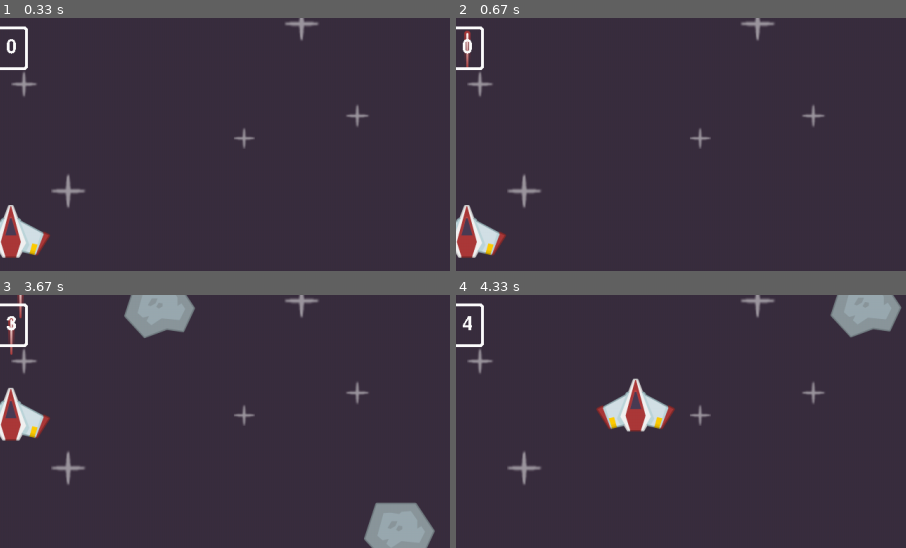
Above: before the commit, frames 1-4 (two rows, left to right).
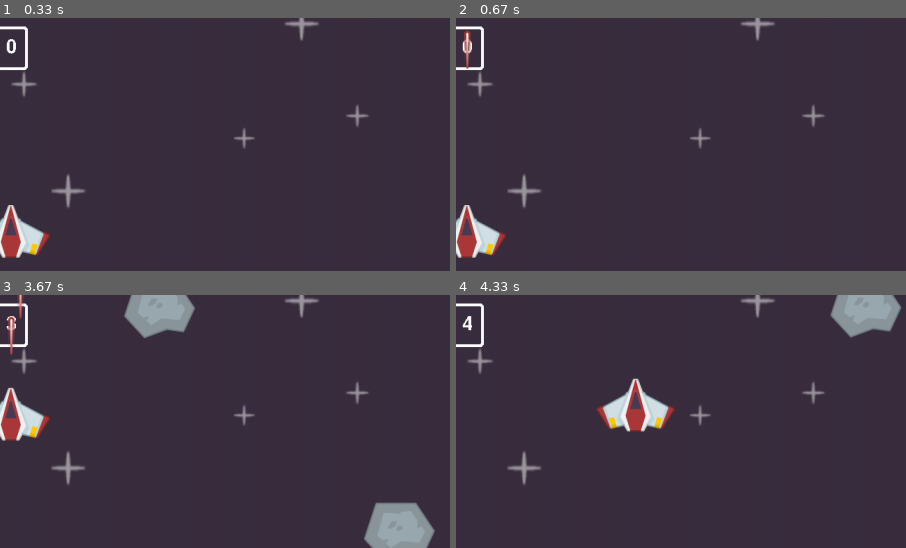
Above: after the commit, the same moments.

Repository: clear-code-projects/UltimatePygameIntroRemake
Game: pygame game, started from code basic/main.py
The game is run twice, just before and just after one commit, with the same random seed, the same clock (stepped at 60 frames per second) and the same inputs.
Inputs:
- Up to frame 1 (0.33 s): no input
- Up to frame 2 (0.67 s): tap Space at 0.33 s
- Up to frame 3 (3.67 s): hold Right 0.67-1.13 s; tap Space at 0.73, 1.03, 1.23, 1.57, 1.87, 2.07, 2.37, 2.63, 2.97, 3.27, 3.4 s; hold Up 1.17-1.47 s; hold Right 1.5-1.97 s; hold Left 2-2.53 s; hold Down 2.57-2.87 s; hold Left 2.9-3.3 s; hold Up from 3.33 s (still down)
- Up to frame 4 (4.33 s): release Up at 3.7 s; hold Right from 3.73 s (still down); tap Space at 3.8, 4.1 s
The pictures show only the part of the screen within x 49-99%, y 8-58%; the shares and areas given below are measured in that part.

Frame 1 is identical in both runs. In frame 2, less than 0.1% of the frame differs, in the area x 1-4%, y 8-21%; in frame 3, less than 0.1%, in the area x 1-6%, y 3-21%; in frame 4, nothing differs.

Commit message:
revert score draw order

Diff:
--- a/code basic/main.py
+++ b/code basic/main.py
@@ -139,6 +139,10 @@
 	else:
 		display_surface.blit(star_bg_surf,(0,0))
 
+		# display scores
+		score = pygame.time.get_ticks() - start_time
+		display_score(score)
+
 		# display laser
 		if laser_data:
 			for laser_dict in laser_data:
@@ -186,10 +190,6 @@
 			meteor_data = [meteor_dict for meteor_dict in meteor_data if not meteor_dict['dokill']]
 			laser_data = [laser_dict for laser_dict in laser_data if not laser_dict['dokill']]
 
-		# display scores
-		score = pygame.time.get_ticks() - start_time
-		display_score(score)
-
 		# display lifes
 		display_lifes(lifes)
 
